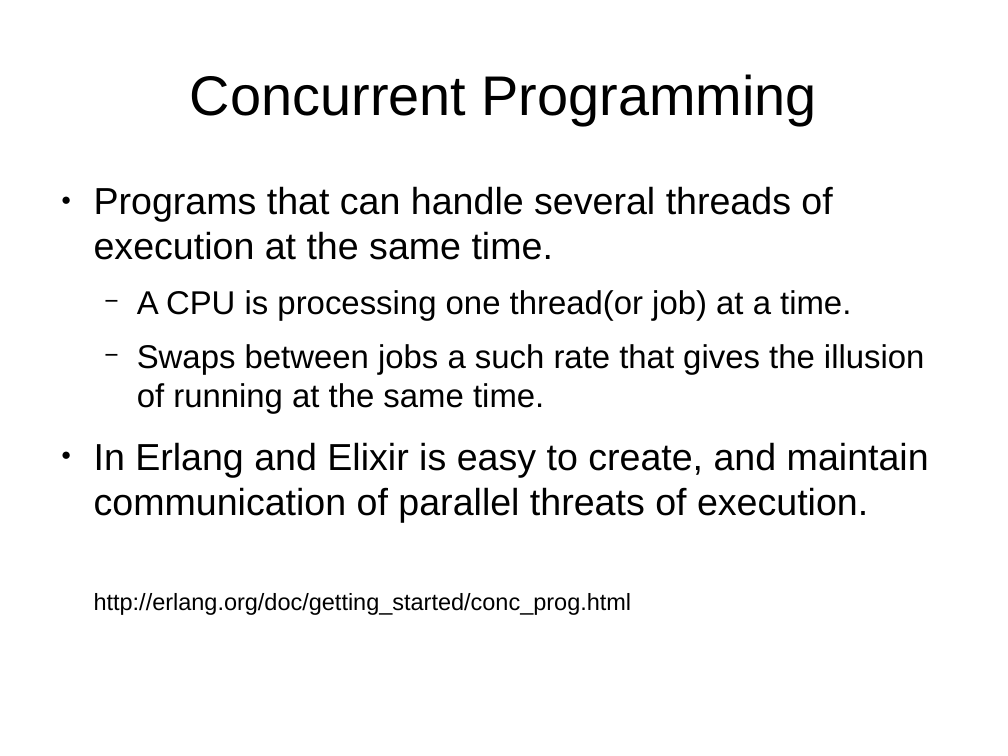
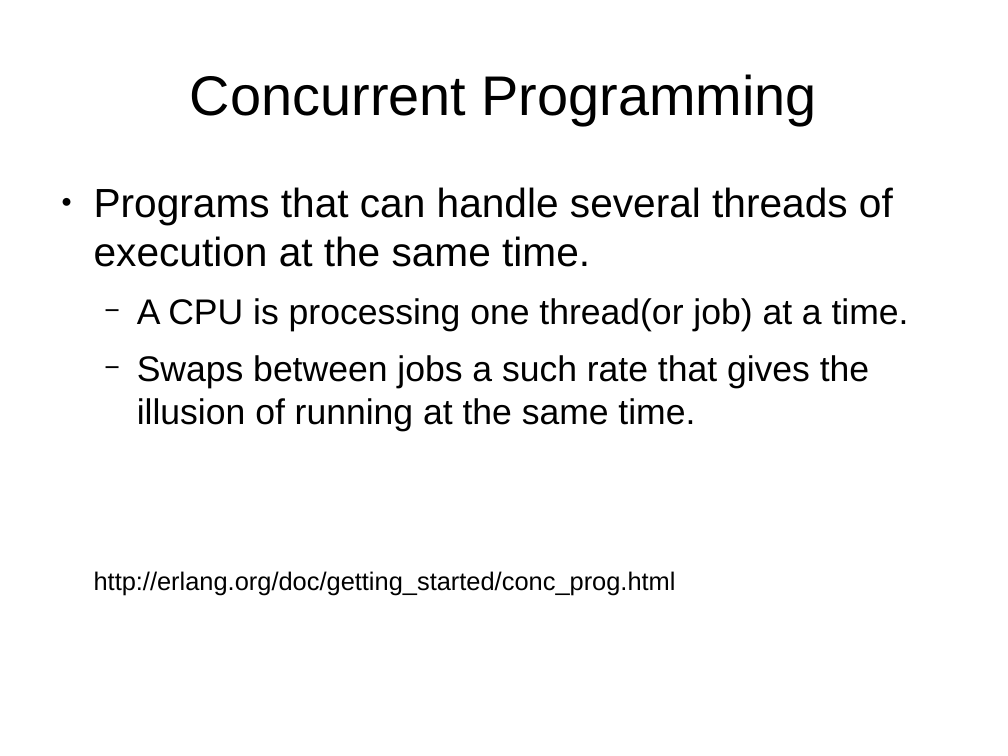
Before and after one commit to ramortegui/talks, a slide deck: slide 14 of concurrent-programming.odp. Drawn at 1008x756 pixels with LibreOffice and Linux fonts; fonts in the diff are those of the drawing. Boxes give left, top, right and bottom in pixels: in the first picture for what was removed or moved away, otherwise in the second. Text is boxed around its words. In the diff, an @@ line names an element or a change of style, - is before the commit and + after.

```diff
--- a/concurrent-programming.odp
+++ b/concurrent-programming.odp
@@ text "Programs that can handle several ..." at (94, 187, 909, 595): size 29.6 to 32 pt in "Programs that can handle several threads of ..."; size 25.9 to 28 pt in "A CPU is processing one thread(or job) ...", "Swaps between jobs a such rate that ..."; size 18.5 to 20 pt in "http://erlang.org/doc/getting_started/conc_prog.html" @@
@@ text at (94, 442, 929, 522): paragraph removed @@
-● In Erlang and Elixir is easy to create, and maintain communication of parallel threats of execution.
```
Also in this commit, not shown: 7 other slides changed, 1 slide added, 3 slides removed, 6 other files.
